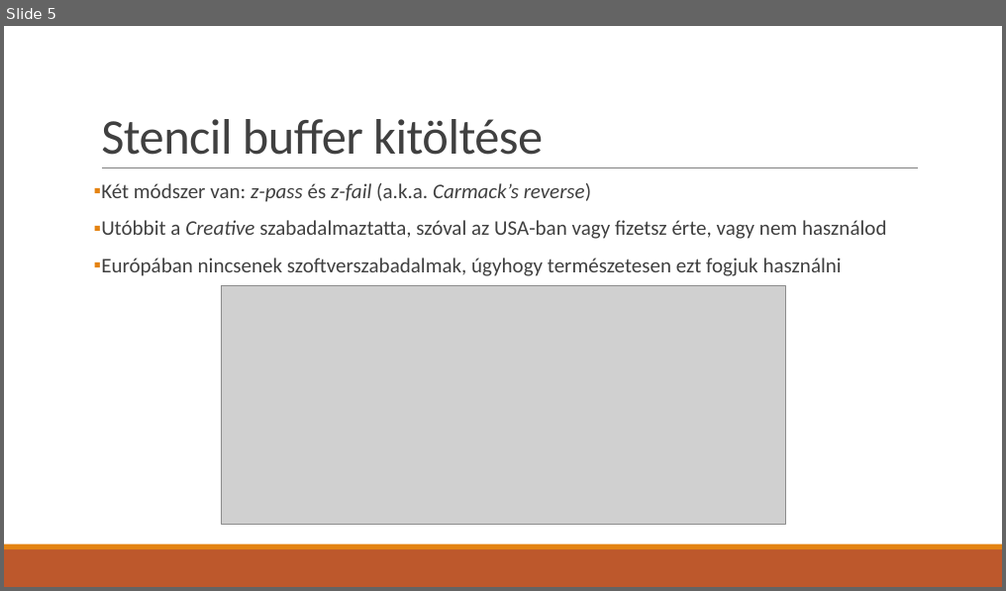
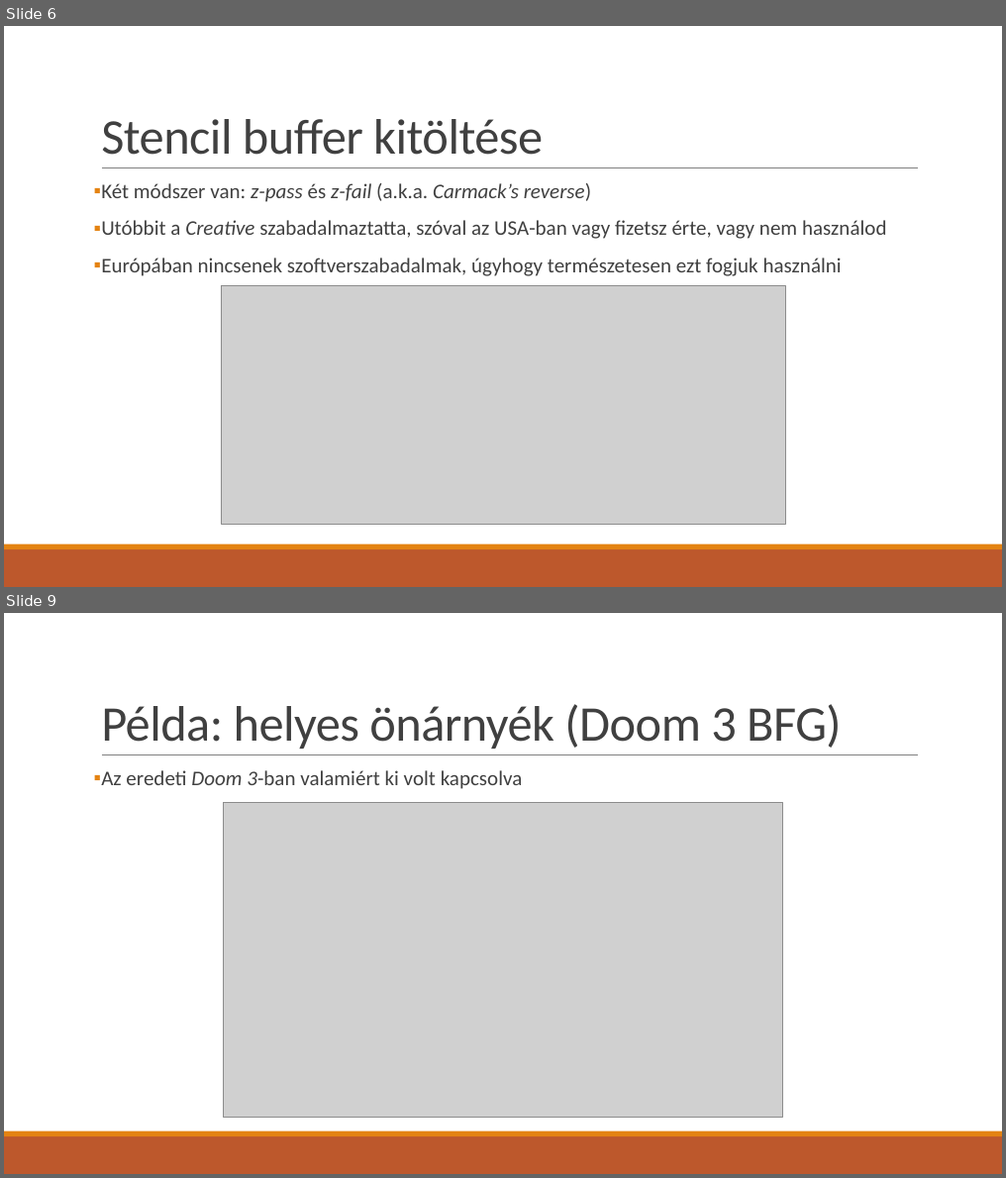
Before and after one commit to asylum2010/Asylum-s-ELTE-Exercises, a slide deck: GFX_EA_01.pptx. Shown one above the other, each under a label of ours: slide 5 before the commit, slides 6 and 9 after it; the slides between them are not shown. The pictures are 1006x591 and 1006x1178 pixels, drawn with LibreOffice and Linux fonts; fonts in the diff are those of the drawing; grey boxes stand for pictures. Boxes give left, top, right and bottom in pixels: in the first picture for what was removed or moved away, otherwise in the second. Text is boxed around its words. In the diff, an @@ line names an element or a change of style, - is before the commit and + after.

```diff
--- a/GFX_EA_01.pptx
+++ b/GFX_EA_01.pptx
@@ slide 9 added at box(4, 613, 1002, 1174), background #FFFFFF; not listed: 3 template elements that a slide beside it also shows @@
@@ title added at box(101, 704, 842, 749), 48 pt, text #404040 @@
+Példa: helyes önárnyék (Doom 3 BFG)
@@ text added at box(101, 770, 523, 789), 20 pt, text #404040 @@
+▪ Az eredeti Doom 3-ban valamiért ki volt kapcsolva
@@ picture added at box(224, 802, 783, 1118) @@
@@ what was slide 5 is now slide 6 @@
```
Also in this commit, not shown: 5 slides changed, 2 other slides added, 1 other file.
